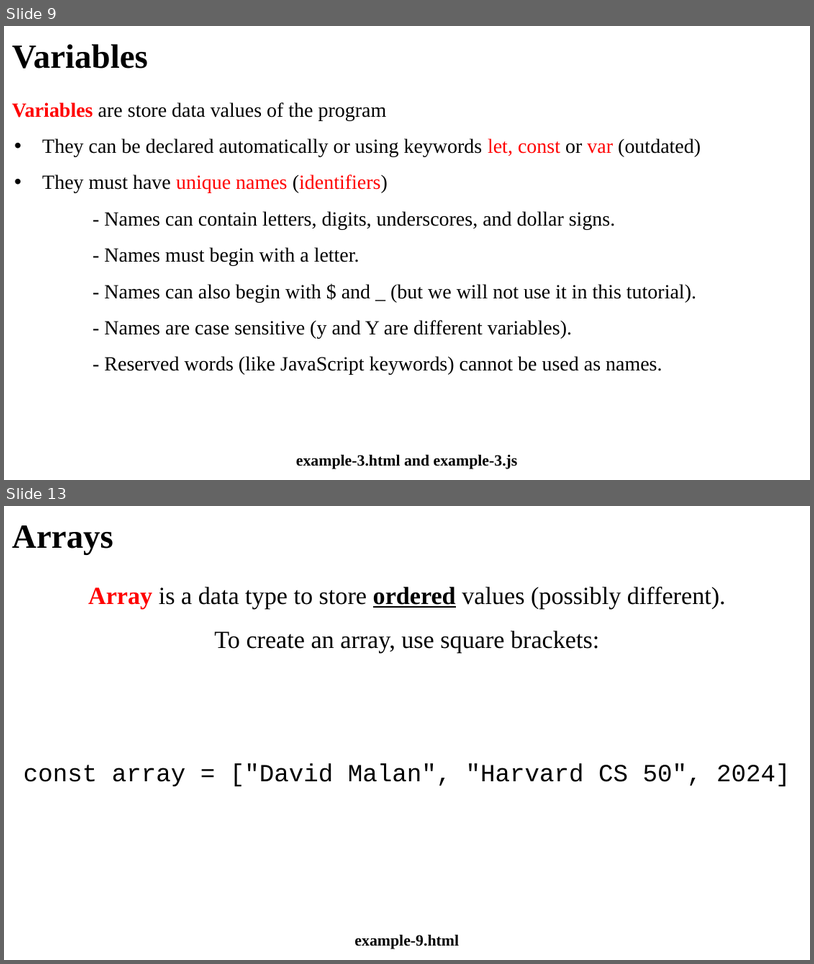
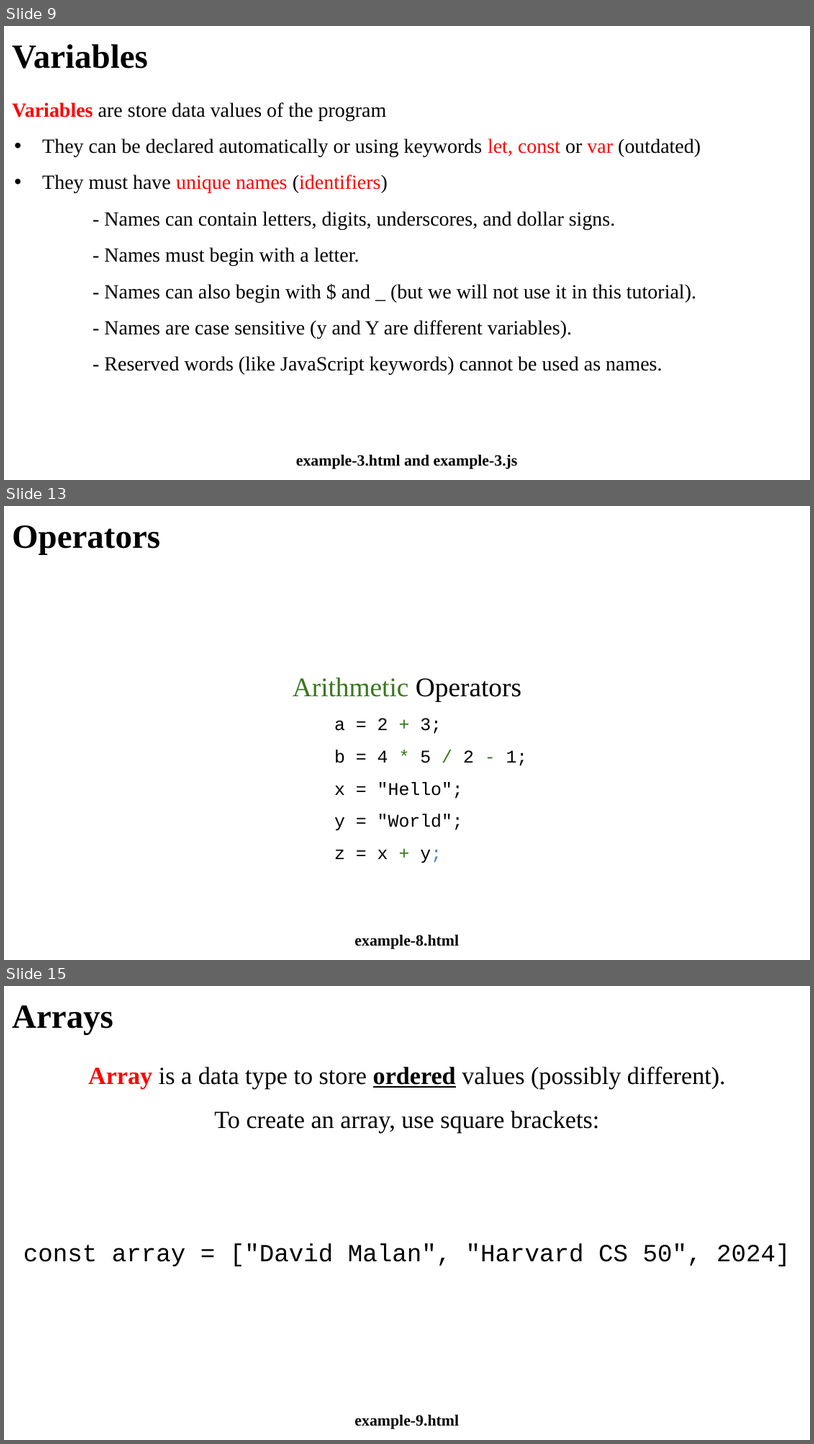
Before and after one commit to manglayev/nu-courses-material, a slide deck: CSCI-111/week-6/week-6-lecture.pptx. Shown one above the other, each under a label of ours: slides 9 and 13 before the commit, slides 9, 13 and 15 after it; the slides between them are not shown. The pictures are 814x964 and 814x1444 pixels, drawn with LibreOffice and Linux fonts; fonts in the diff are those of the drawing. Boxes give left, top, right and bottom in pixels: in the first picture for what was removed or moved away, otherwise in the second. Text is boxed around its words. In the diff, an @@ line names an element or a change of style, - is before the commit and + after.

```diff
--- a/CSCI-111/week-6/week-6-lecture.pptx
+++ b/CSCI-111/week-6/week-6-lecture.pptx
@@ slide 13 added at (4, 506, 810, 960), background #FFFFFF @@
@@ title added at (12, 525, 160, 554), 30.2 pt, text #000000, bold @@
+Operators
@@ text added at (293, 677, 528, 862), 16 pt, text #000000 @@
+Arithmetic Operators
+a = 2 + 3;
+b = 4 * 5 / 2 - 1;
+x = "Hello";
+y = "World";
+z = x + y;
@@ text added at (355, 934, 459, 949), 14 pt, text #000000, bold @@
+example-8.html
@@ what was slide 13 is now slide 15 @@
```
Also in this commit, not shown: 3 slides changed, 1 other slide added, 5 other files.
